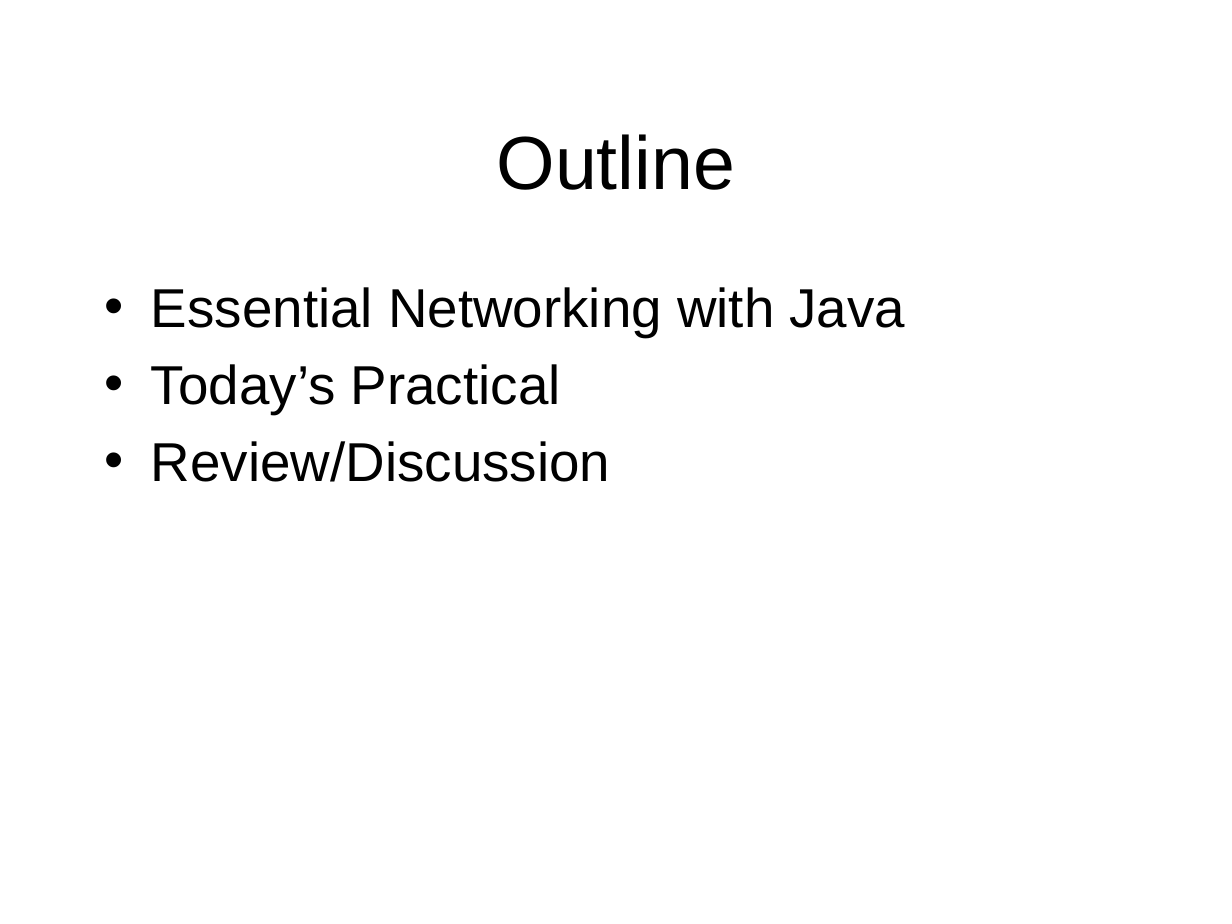
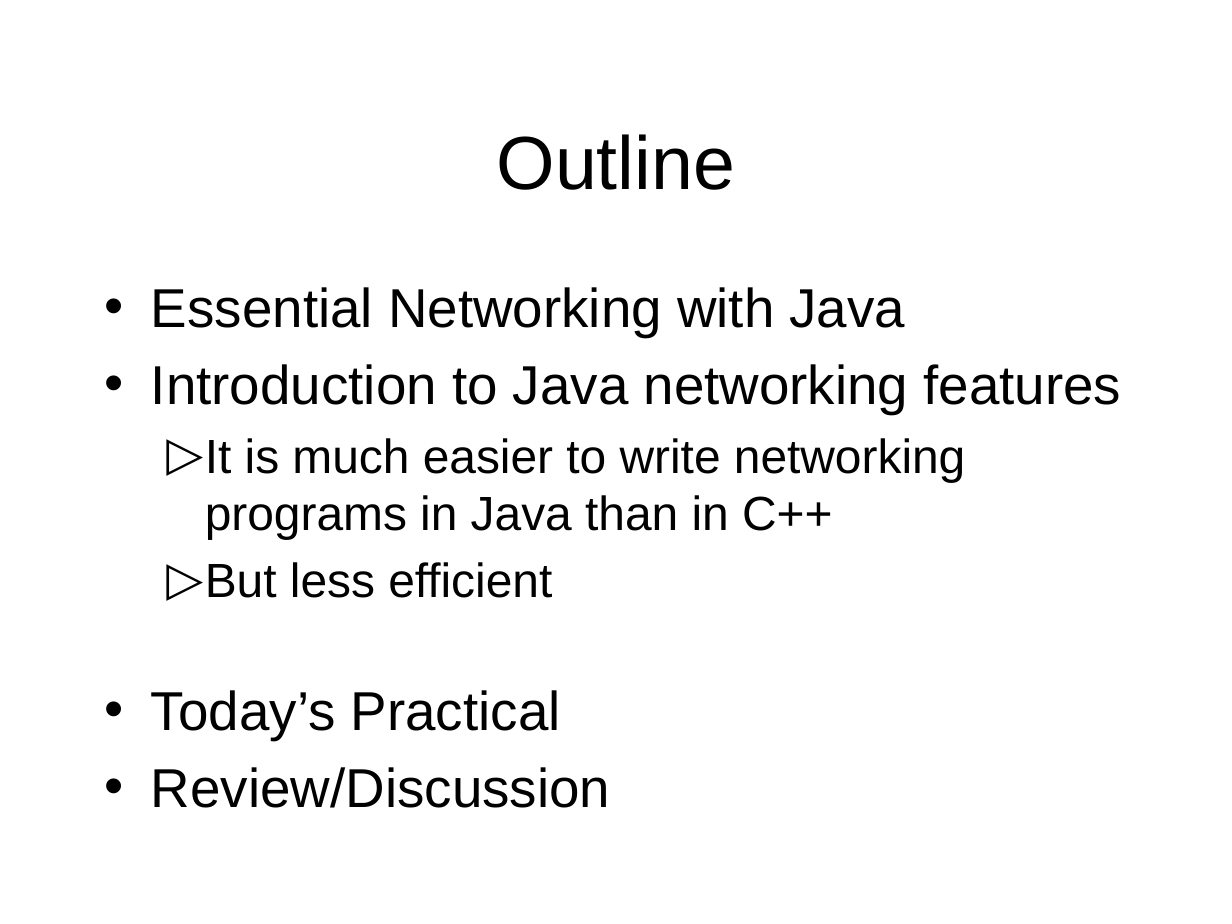
Before and after one commit to octaviordz/zjnu2017.github.io, a slide deck: slide 2 of OOP/lectures/120--Network.Programming.pptx. Drawn at 1232x924 pixels with LibreOffice and Linux fonts; fonts in the diff are those of the drawing. Boxes give left, top, right and bottom in pixels: in the first picture for what was removed or moved away, otherwise in the second. Text is boxed around its words. In the diff, an @@ line names an element or a change of style, - is before the commit and + after.

Commit message:
Networking slides.

```diff
--- a/OOP/lectures/120--Network.Programming.pptx
+++ b/OOP/lectures/120--Network.Programming.pptx
@@ text at (151,364,1122,598): paragraphs added @@
+• Introduction to Java networking features
+  ▷ It is much easier to write networking programs in Java than in C++
+  ▷ But less efficient
```
Also in this commit, not shown: 2 other slides changed, 30 slides added, 1 slide removed, 1 other file.
